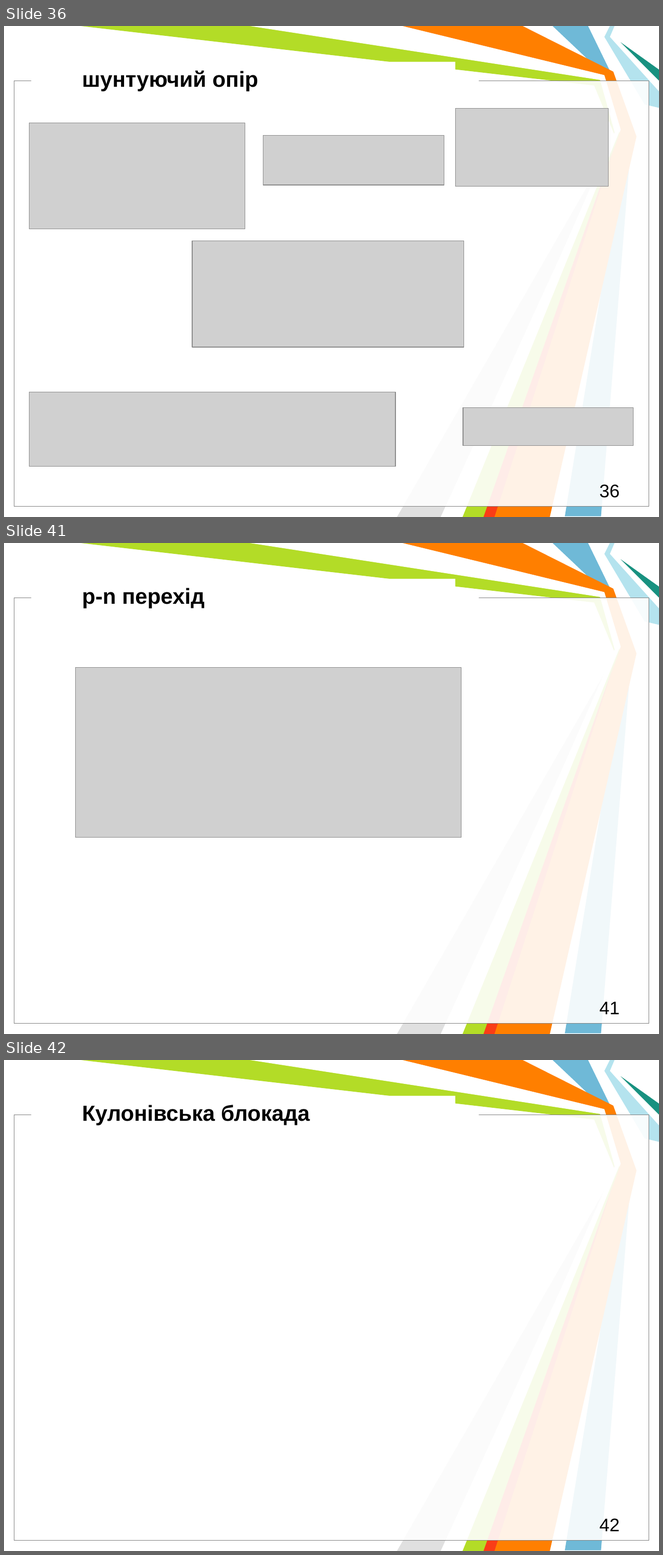
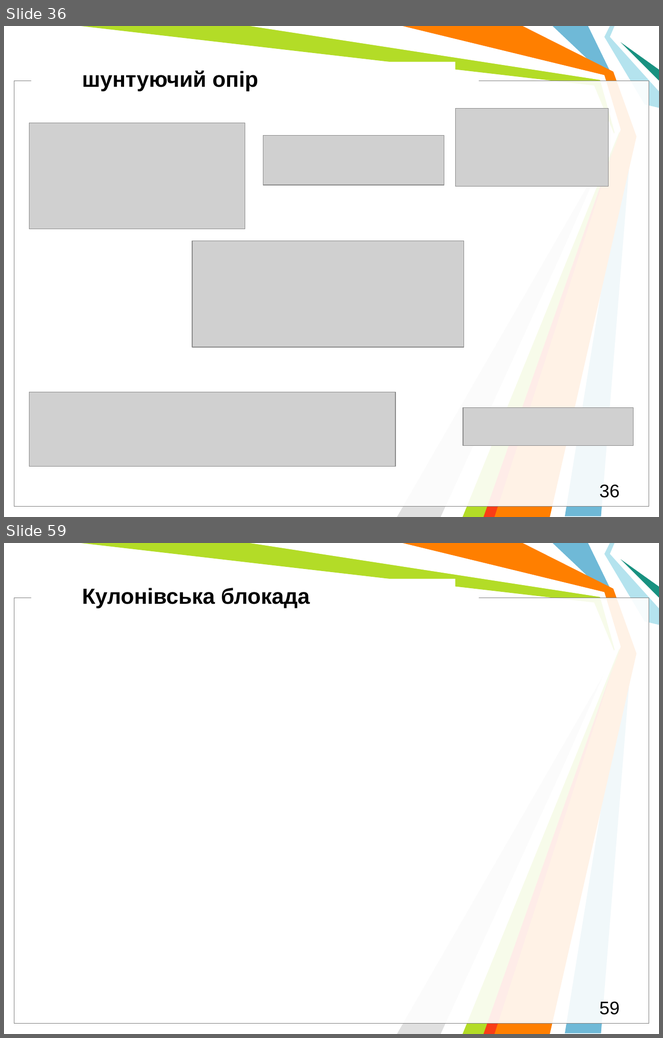
Before and after one commit to l432/NMK, a slide deck: Lecture/DAAD/DAAD_Models.pptm. Shown one above the other, each under a label of ours: slides 36, 41 and 42 before the commit, slides 36 and 59 after it; the slides between them are not shown. The pictures are 663x1555 and 663x1038 pixels, drawn with LibreOffice and Linux fonts; fonts in the diff are those of the drawing; grey boxes stand for pictures; background and template pictures are left out. Boxes give left, top, right and bottom in pixels: in the first picture for what was removed or moved away, otherwise in the second. Text is boxed around its words. In the diff, an @@ line names an element or a change of style, - is before the commit and + after.

```diff
--- a/Lecture/DAAD/DAAD_Models.pptm
+++ b/Lecture/DAAD/DAAD_Models.pptm
@@ slide 41 removed at (4,543,659,1034), background #FFFFFF; not listed: 11 template elements that a slide beside it also shows @@
@@ text removed at (82,588,205,608) @@
-p-n перехід
@@ picture removed at (75,667,461,837) @@
@@ page number removed at (599,1002,620,1015) @@
-41
@@ what was slide 42 is now slide 59 @@
@@ page number at (599,1002,620,1015): text changed @@
-42
+59
```
Also in this commit, not shown: 2 slides changed, 20 slides added, 2 other slides removed, 6 other files.
